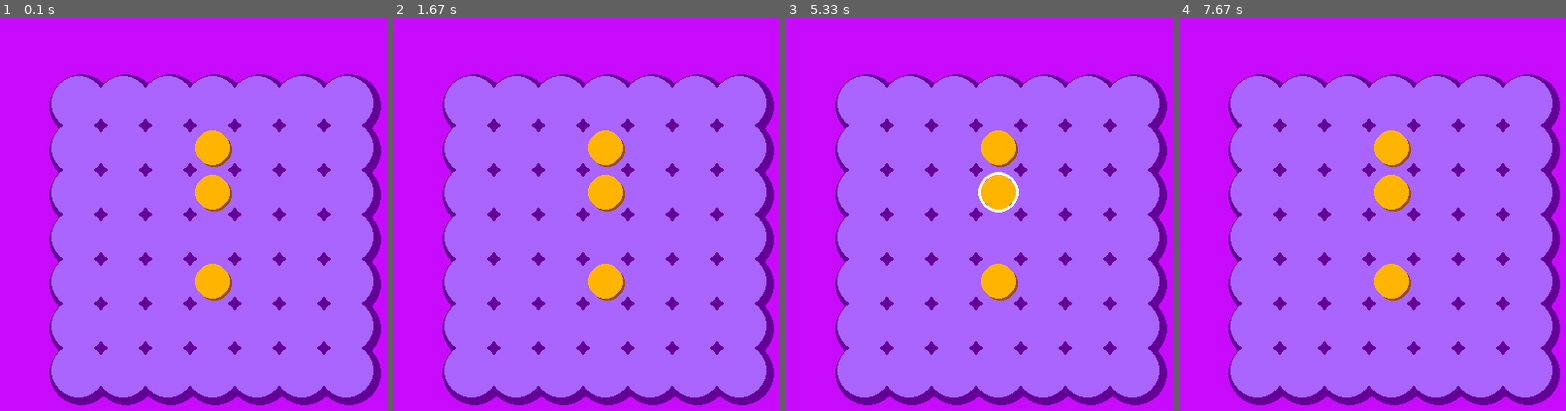
Above: before the commit, frames 1-4 (left to right).
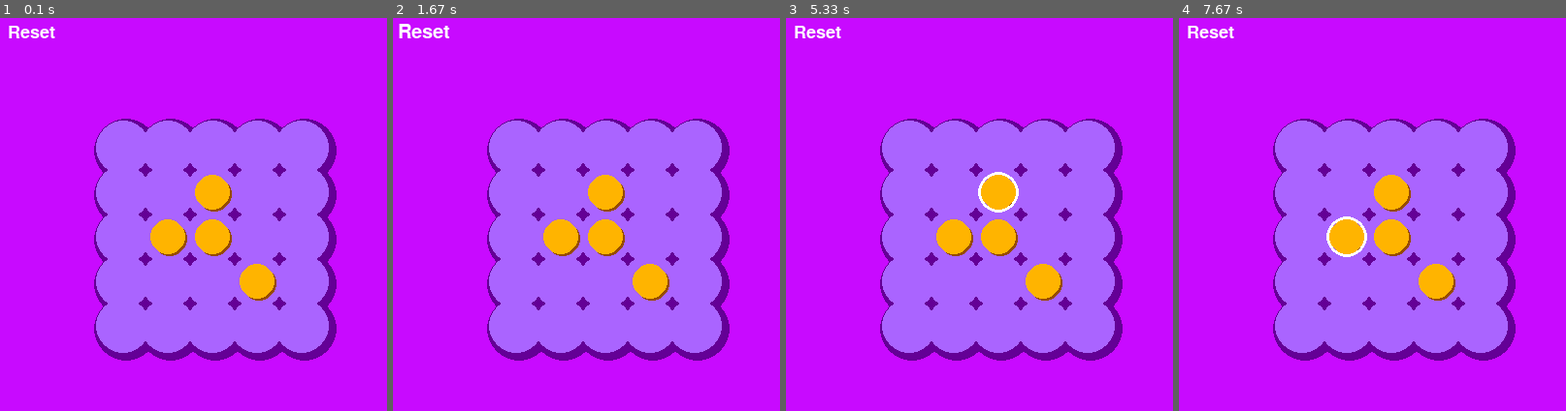
Above: after the commit, the same moments.

Repository: alvansga/my-py-game
Game: pygame game, started from marble.py
Same seed, same stepped clock (60 frames per second), same inputs: the game is played once before the commit and once after it.
Inputs (mouse positions are in pixels of both pictures, inside the frame that each line leads up to):
- Up to frame 1 (0.1 s): no input
- Up to frame 2 (1.67 s): click (423, 33) at 0.38 s, where only the run after the commit has a clickable "Reset"; click (663, 281) at 0.72 s; press the mouse at (663, 281) at 1.03 s; move the mouse to (621, 269) at 1.13 s; release the mouse at (574, 257) at 1.27 s; click (423, 33) at 1.38 s, where only the run after the commit has a clickable "Reset"
- Up to frame 3 (5.33 s): press the mouse at (863, 324) at 1.7 s; move the mouse to (855, 336) at 1.8 s; release the mouse at (847, 344) at 1.93 s; press the mouse at (952, 324) at 5.03 s; move the mouse to (967, 261) at 5.13 s; release the mouse at (987, 194) at 5.27 s
- Up to frame 4 (7.67 s): press the mouse at (1256, 238) at 5.37 s; move the mouse to (1403, 155) at 5.47 s; release the mouse at (1554, 76) at 5.6 s; press the mouse at (1391, 190) at 5.7 s; move the mouse to (1384, 210) at 5.8 s; release the mouse at (1380, 226) at 5.93 s; press the mouse at (1480, 238) at 6.03 s; move the mouse to (1395, 151) at 6.13 s; release the mouse at (1310, 69) at 6.27 s; click (1353, 249) at 7.38 s

The runs differ from the first frame. In frame 1, 39% of the frame differs, in the area x 2-99%, y 1-99%; in frame 2, 39%; in frame 3, 39%; in frame 4, 39%.

Commit message:
fix level 1 dan 2

Diff:
--- a/marble.py
+++ b/marble.py
@@ -18,8 +18,6 @@
 
 LEBARPAPAN = 7
 TINGGIPAPAN = 7
-# LEBARPAPAN = 1
-# TINGGIPAPAN = 7
 
 #ukuran margin
 XMARGIN = int((LEBARWINDOW - (LEBARPAPAN * (UKURANMARBLE + UKURANCELAH))) / 2)
@@ -31,18 +29,19 @@
 JINGGA      = (255,180,  0)
 JINGGATUA   = (150, 75,  0)
 UNGU        = (200, 10,255)
-KUNING      = (255,230,  0)
+LIMEHIJAU   = (150,255,  0)
 BIRU        = (170,100,255)
 BIRUTUA     = (100,  0,150)
 
-BGCOLOR = UNGU
+BGCOLOR1 = UNGU
+BGCOLOR2 = LIMEHIJAU
+
 MARBLECOLOR = JINGGA
 MARBLECOLOR2 = JINGGATUA
 RINGCOLOR = PUTIH
 BOARDCOLOR = BIRU
 BOARDCOLOR2 = BIRUTUA
 WINTEKSCOLOR = PUTIH
-WINBGTEKSCOLOR = None
 
 # gambar objek
 MARBLE = 'marble'
@@ -59,23 +58,20 @@
     xmouse = 0
     ymouse = 0
     prevselect = (None,None)
-    marbles = []
     mousehold = False
     win = False
     congratsteks = ['Fantastic!','Magnificent!','Amazing!','Well Played!','Awesome!','Good Game!','Well Done!']
     randomcongrats = ''
 
+    #set level
     #set marble tabel LEBARPAPAN x TINGGIPAPAN
-    for i in range(LEBARPAPAN):
-        marbles.append([False] * TINGGIPAPAN)
-
-    #set level
-    marbles = setLevel(2,marbles)
+    level = 2
+    marbles = setLevel(level)
 
     while True:
         mouseklik = False
         mouserelease = False
-        gambarBG()
+        gambarBG(level)
         refreshMarble(marbles)
 
         for event in pygame.event.get():
@@ -100,6 +96,11 @@
 
             elif event.type == MOUSEMOTION:
                 xmouse, ymouse = event.pos
+
+        if tampilReset(xmouse,ymouse,mouseklik) == True:
+            #set level
+            marbles = setLevel(level)
+            win = False
 
         if win == True:
             wincelebration(randomcongrats)
@@ -140,15 +141,6 @@
     top = boxy * (UKURANMARBLE + UKURANCELAH) + YMARGIN
     return (left,top)
 
-def gambarBG():
-    DISPLAYSURF.fill(BGCOLOR)
-    for i in range(LEBARPAPAN):
-        for j in range(TINGGIPAPAN):
-            gambarWadah2(i,j)
-    for i in range(LEBARPAPAN):
-        for j in range(TINGGIPAPAN):
-            gambarWadah(i,j)
-
 def gambarWadah2(boxx,boxy):
     left,top = lefttopkoordinatbox(boxx,boxy)
     pygame.draw.circle(DISPLAYSURF,BOARDCOLOR2,(left+JARI2MARBLE+3,top+JARI2MARBLE+3),JARI2MARBLE+15)
@@ -231,21 +223,81 @@
 
     DISPLAYSURF.blit(permukaanteks,teksRectObj)
 
-def setLevel(level,marbles):
+def gambarBG(level):
+    if level == 1:
+        DISPLAYSURF.fill(BGCOLOR1)
+        for i in range(7):
+            gambarWadah2(i,3)
+        for i in range(7):
+            gambarWadah(i,3)
+
+    elif level == 2:
+        DISPLAYSURF.fill(BGCOLOR1)
+        for i in range(1,6):
+            for j in range(1,6):
+                gambarWadah2(i,j)
+        for i in range(1,6):
+            for j in range(1,6):
+                gambarWadah(i,j)
+    else:
+        #default level 1
+        DISPLAYSURF.fill(BGCOLOR1)
+        for i in range(7):
+            for j in range(1):
+                gambarWadah2(i,j)
+        for i in range(7):
+            for j in range(1):
+                gambarWadah(i,j)
+
+def setLevel(level):
+    # kosongkan marbles table
+    marbles = []
+
+    # isi dengan False
+    for i in range(LEBARPAPAN):
+        marbles.append([False] * TINGGIPAPAN)
+
+    # inisialisasi level
     if level == 1:
         marbles[int(LEBARPAPAN/2)-2][int(TINGGIPAPAN/2)] = True
         marbles[int(LEBARPAPAN/2)-1][int(TINGGIPAPAN/2)] = True
         marbles[int(LEBARPAPAN/2)+1][int(TINGGIPAPAN/2)] = True
     elif level == 2:
-        marbles[int(LEBARPAPAN/2)][int(TINGGIPAPAN/2)-2] = True
+        marbles[int(LEBARPAPAN/2)-1][int(TINGGIPAPAN/2)] = True
+        marbles[int(LEBARPAPAN/2)][int(TINGGIPAPAN/2)] = True
         marbles[int(LEBARPAPAN/2)][int(TINGGIPAPAN/2)-1] = True
-        marbles[int(LEBARPAPAN/2)][int(TINGGIPAPAN/2)+1] = True
+        marbles[int(LEBARPAPAN/2)+1][int(TINGGIPAPAN/2)+1] = True
+        #===========================================
         # ========= tambah level disini ===========
+        #===========================================
     else:
+        #default level 1
         marbles[int(LEBARPAPAN/2)-2][int(TINGGIPAPAN/2)] = True
         marbles[int(LEBARPAPAN/2)-1][int(TINGGIPAPAN/2)] = True
         marbles[int(LEBARPAPAN/2)+1][int(TINGGIPAPAN/2)] = True
+
+    # kembalikan nilai marbles table
     return marbles
+
+def tampilReset(x,y,mouseklik):
+    fontsize = 18
+    settingFont = pygame.font.Font('freesansbold.ttf',fontsize)
+    permukaanteks = settingFont.render('Reset',True,WINTEKSCOLOR)
+    teksRectObj = permukaanteks.get_rect()
+    teksRectObj.center = (int(LEBARWINDOW/10),int(TINGGIWINDOW/20))
+
+    if teksRectObj.collidepoint(x,y):
+        fontsize = 20
+        settingFont = pygame.font.Font('freesansbold.ttf',fontsize)
+        permukaanteks = settingFont.render('Reset',True,WINTEKSCOLOR)
+        teksRectObj = permukaanteks.get_rect()
+        teksRectObj.center = (int(LEBARWINDOW/10),int(TINGGIWINDOW/20))
+        DISPLAYSURF.blit(permukaanteks,teksRectObj)
+        if mouseklik == True:
+            return True
+        else:
+            return False
+    DISPLAYSURF.blit(permukaanteks,teksRectObj)
 
 
 if __name__ == '__main__':
